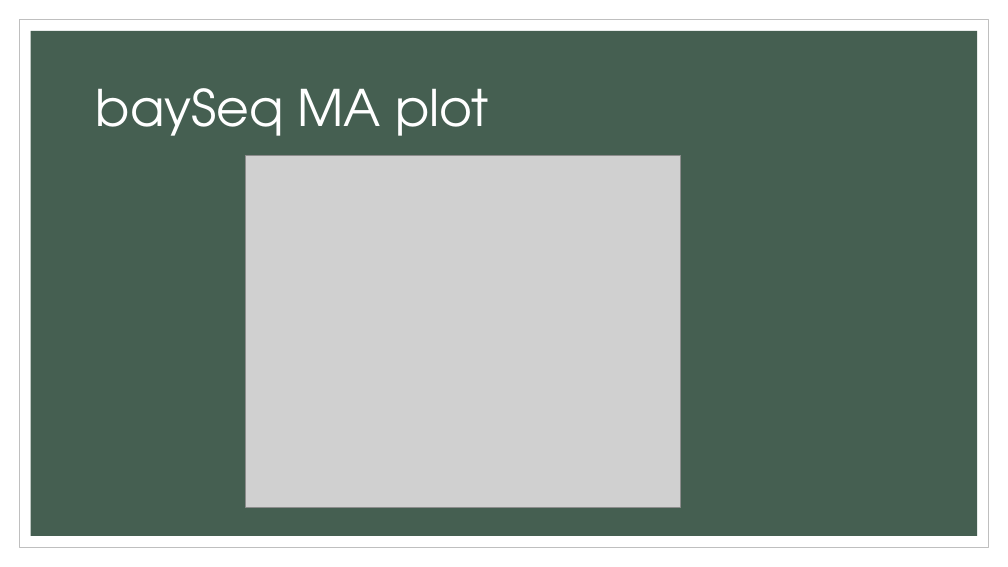
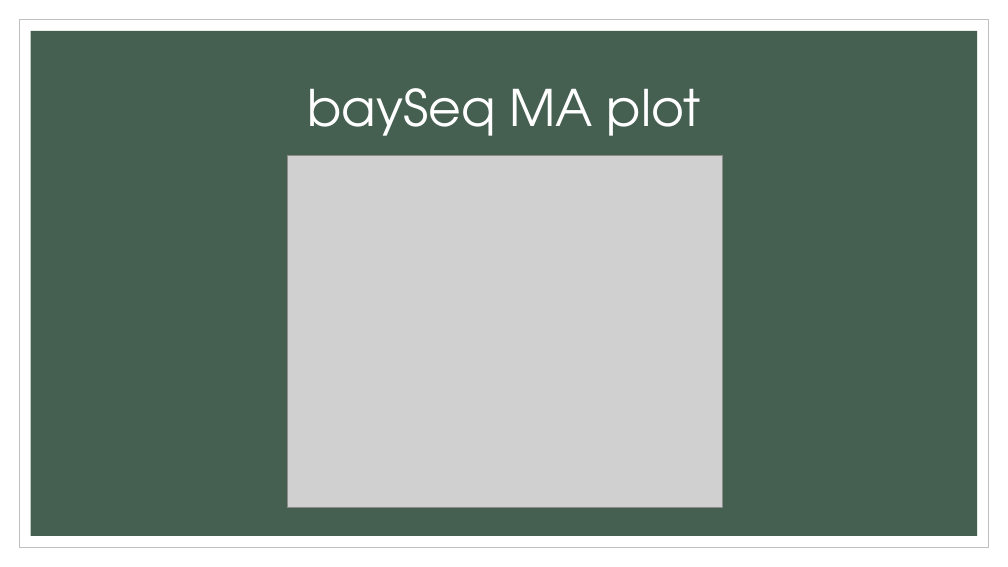
Before and after one commit to pjte/big-data, a slide deck: slide 11 of final_presentation.pptx (slide 12 before the commit). Drawn at 1008x567 pixels with LibreOffice and Linux fonts; fonts in the diff are those of the drawing; grey boxes stand for pictures. Boxes give left, top, right and bottom in pixels: in the first picture for what was removed or moved away, otherwise in the second. Text is boxed around its words. In the diff, an @@ line names an element or a change of style, - is before the commit and + after.

```diff
--- a/final_presentation.pptx
+++ b/final_presentation.pptx
@@ title "baySeq MA plot" at (307, 88, 701, 136): alignment left to centre @@
@@ picture: place and size @@
-picture at (245, 155, 681, 507)
+picture at (287, 155, 723, 507)
```
Also in this commit, not shown: 5 other slides changed, 2 slides added, 3 slides removed.
